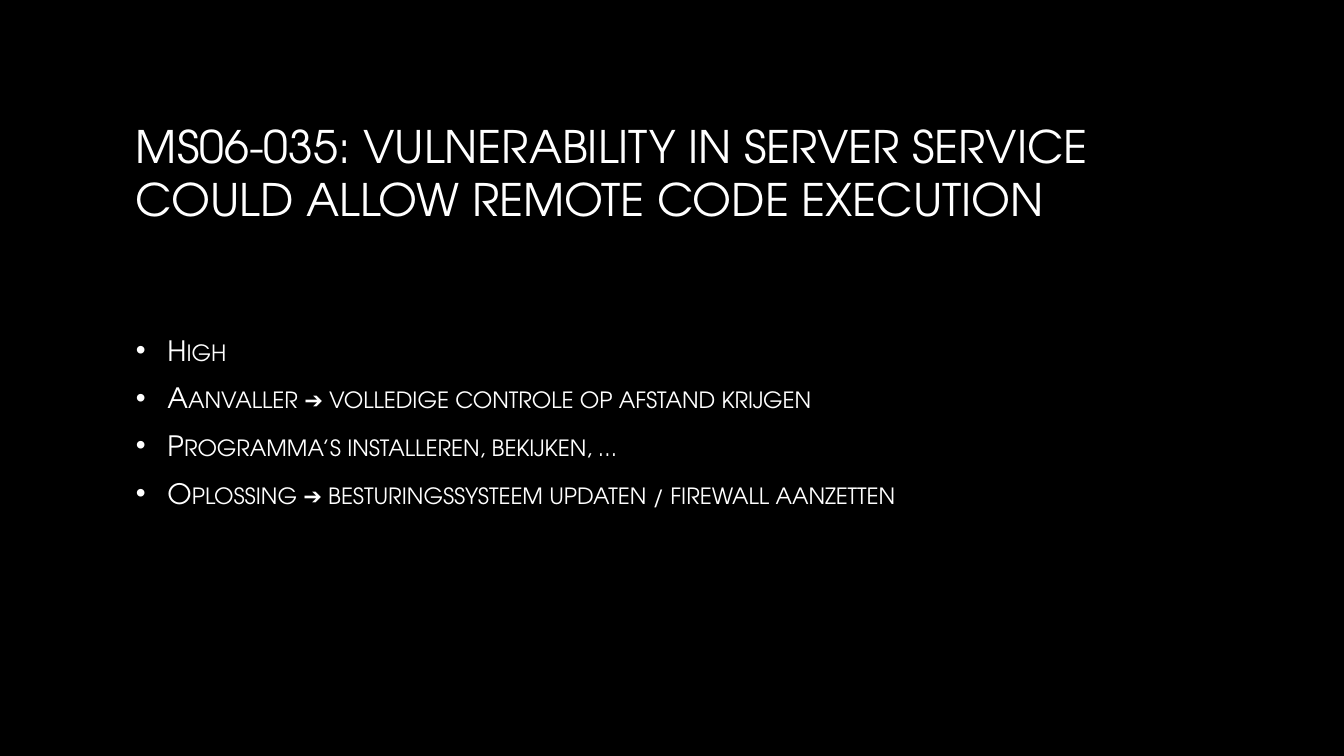
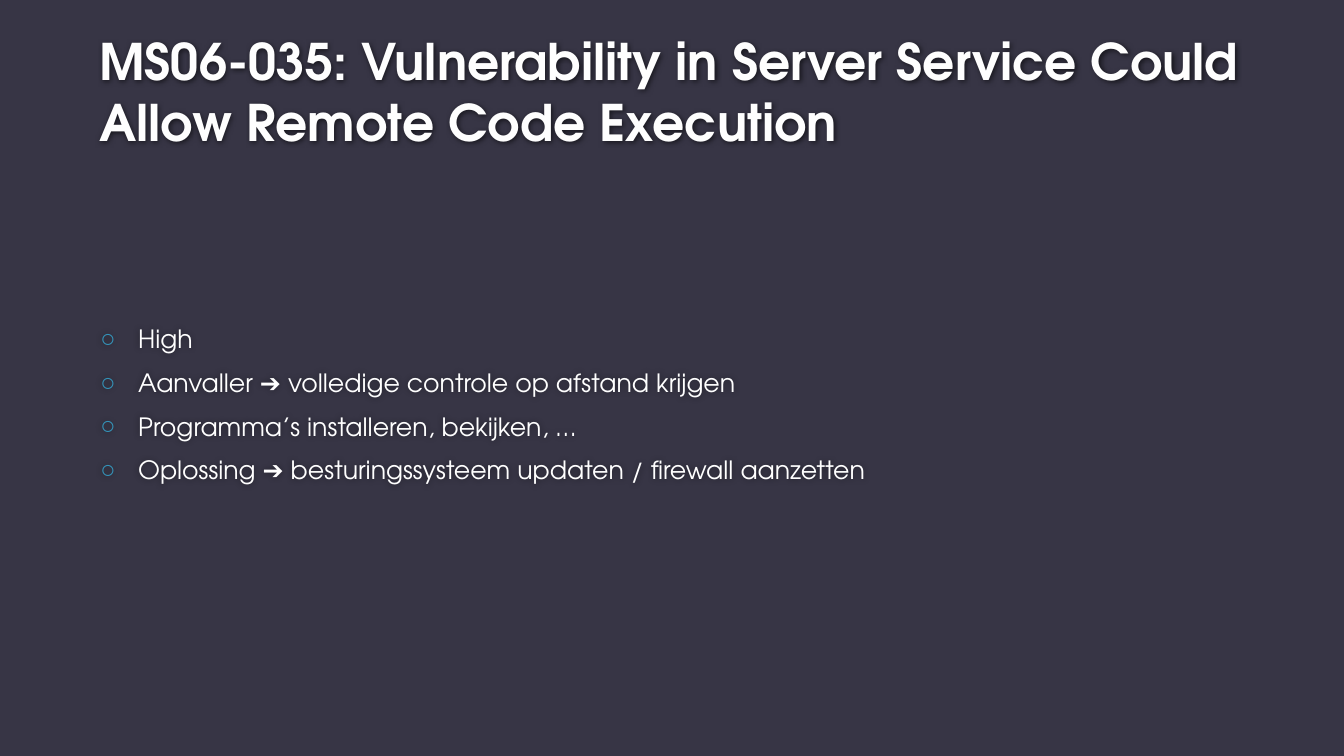
Before and after one commit to Bramelvix/Basic-Security, a slide deck: slide 10 of Opdracht BasicSecurity Systems&Networks aspect/presentatieBS.pptx. Drawn at 1344x756 pixels with LibreOffice and Linux fonts; fonts in the diff are those of the drawing; background and template pictures are left out. Boxes give left, top, right and bottom in pixels: in the first picture for what was removed or moved away, otherwise in the second. Text is boxed around its words. In the diff, an @@ line names an element or a change of style, - is before the commit and + after.

Commit message:
change theme pp

```diff
--- a/Opdracht BasicSecurity Systems&Networks aspect/presentatieBS.pptx
+++ b/Opdracht BasicSecurity Systems&Networks aspect/presentatieBS.pptx
@@ background picture (left out) to #373545 @@
@@ title "MS06-035: Vulnerability in Server Service ..." at (x1=99, y1=41, x2=1238, y2=142): vertical alignment middle to bottom @@
@@ title at (x1=99, y1=41, x2=1238, y2=142): text changed; size 32 to 36 pt; text colour gradient #FFFFFF to #A6A6A6 to #FEFEFE; bold on @@
-MS06-035: VULNERABILITY IN SERVER SERVICE COULD ALLOW REMOTE CODE EXECUTION
+MS06-035: Vulnerability in Server Service Could Allow Remote Code Execution
@@ text "High" moved from (x1=184, y1=391, x2=896, y2=505) to (x1=138, y1=329, x2=865, y2=485) @@
@@ text "High" at (x1=138, y1=329, x2=865, y2=485): size 20 to 18 pt, text colour gradient #FFFFFF to #BFBFBF to #FFFFFF, small capitals off; bullet • to ○; bullet colour #FFFFFF to #3494BA @@
```
Also in this commit, not shown: 18 other slides changed.
